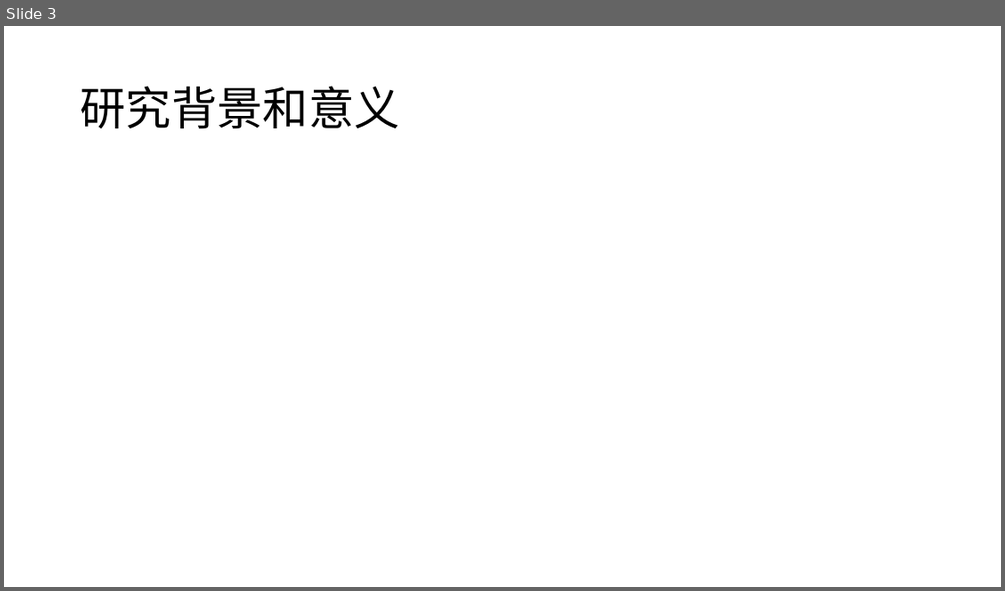
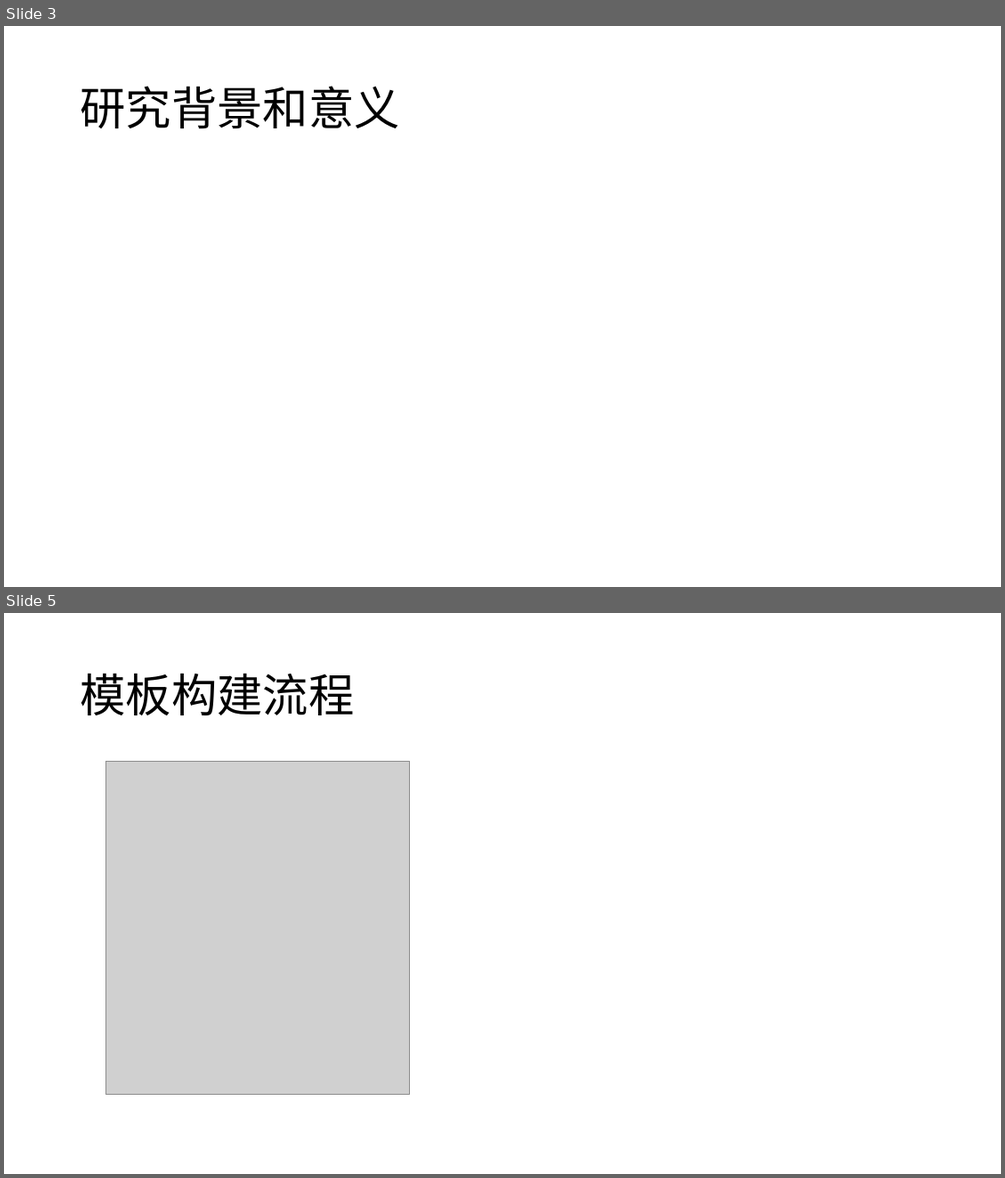
Before and after one commit to Yourdaylight/Auto_maching_learning, a slide deck: 答辩ppt.pptx. Shown one above the other, each under a label of ours: slide 3 before the commit, slides 3 and 5 after it; the slides between them are not shown. The pictures are 1005x591 and 1005x1178 pixels, drawn with LibreOffice and Linux fonts; fonts in the diff are those of the drawing; grey boxes stand for pictures. Boxes give left, top, right and bottom in pixels: in the first picture for what was removed or moved away, otherwise in the second. Text is boxed around its words. In the diff, an @@ line names an element or a change of style, - is before the commit and + after.

```diff
--- a/答辩ppt.pptx
+++ b/答辩ppt.pptx
@@ slide 5 added at box(4, 613, 1001, 1174), background #FFFFFF @@
@@ title added at box(80, 674, 354, 715), 44 pt, text #000000 @@
+模板构建流程
@@ picture added at box(105, 762, 409, 1094) @@
```
Also in this commit, not shown: 1 slide changed, 1 other slide added, 8 other files.
